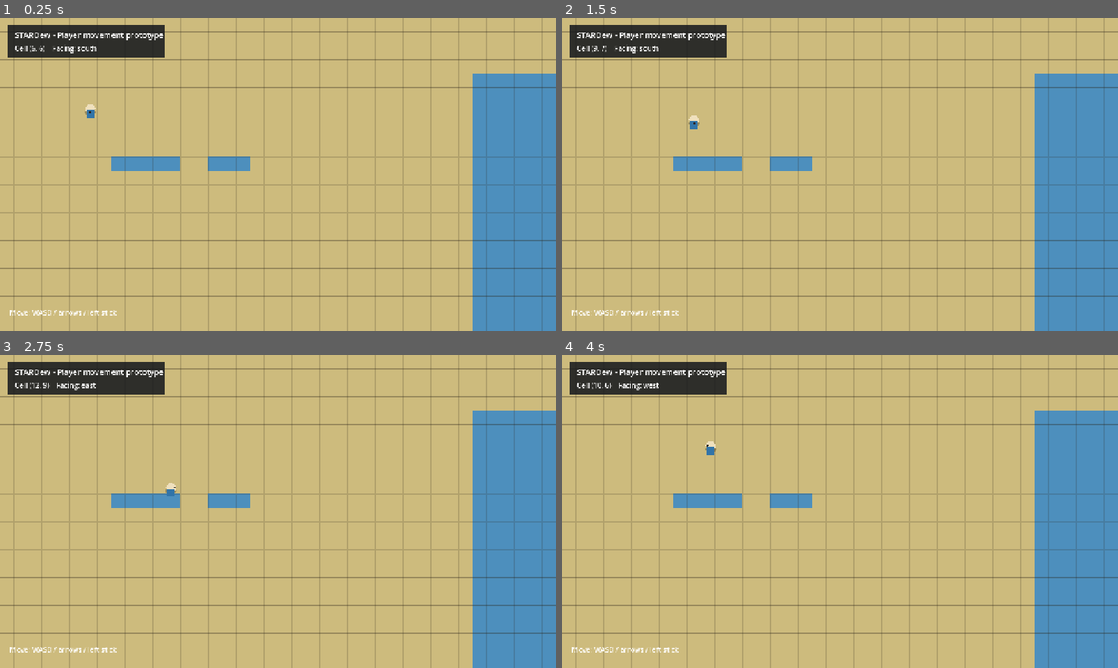
Above: before the commit, frames 1-4 (two rows, left to right).
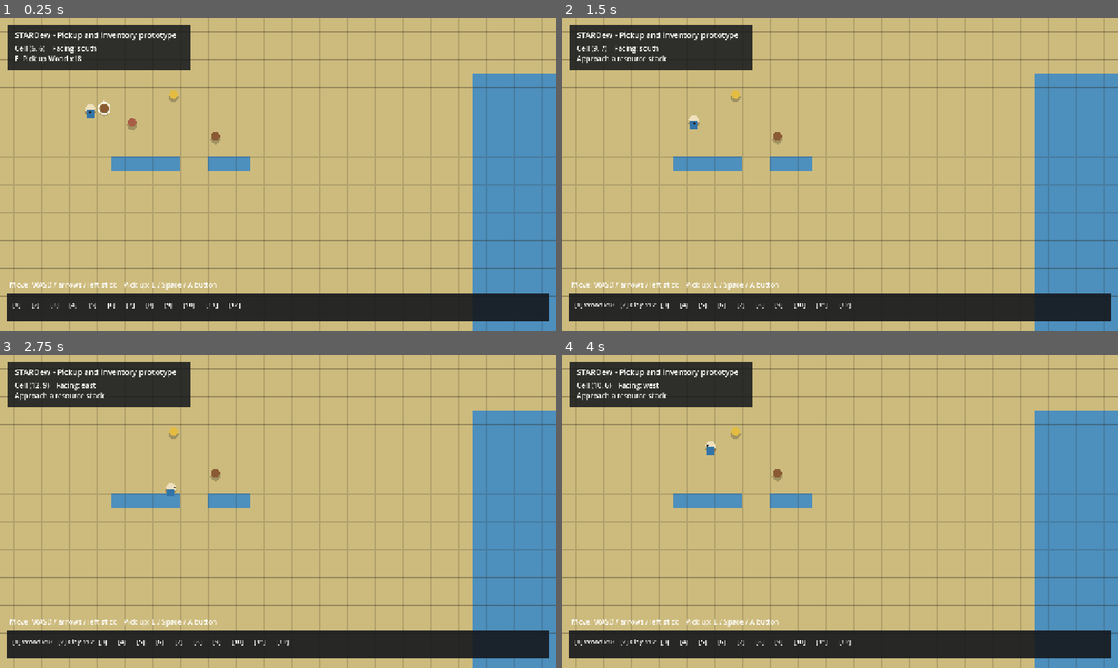
Above: after the commit, the same moments.

Repository: danisanchezcrespo/stardew
Game: Godot game, scene res://main.tscn
Two runs of this game, one before a commit and one after it. Both use one fixed random seed, a clock stepped at 60 frames per second and the inputs below.
Inputs (mouse positions are in pixels of both pictures, inside the frame that each line leads up to):
- Up to frame 1 (0.25 s): no input
- Up to frame 2 (1.5 s): tap Enter at 0.5 s; move the mouse to (962, 158) at 0.52 s; hold D (move_right) 0.53-1.28 s; hold E (interact) 0.53-1.28 s; click (962, 158) at 0.67 s; tap Space at 0.77 s; move the mouse to (728, 190) at 1.27 s; hold S (move_down) from 1.28 s (still down); tap E (interact) at 1.35 s
- Up to frame 3 (2.75 s): tap Space at 1.52 s; move the mouse to (333, 442) at 2.02 s; release S (move_down) at 2.03 s; hold D (move_right) from 2.03 s (still down); hold X (remove_placed) from 2.03 s (still down); tap E (interact) at 2.3 s
- Up to frame 4 (4 s): move the mouse to (812, 574) at 2.77 s; release D (move_right) at 2.78 s; release X (remove_placed) at 2.78 s; hold W (move_up) 2.78-3.53 s; tap R (rotate_blueprint) at 2.85 s; click (812, 574) at 2.92 s; tap Space at 3.02, 3.77 s; tap E (interact) at 3.05, 3.8 s; move the mouse to (1006, 558) at 3.52 s; hold A (move_left) from 3.53 s (still down); hold F (select_next) from 3.53 s (still down)

The runs differ from the first frame. In frame 1, 11% of the frame differs, in the area x 1-99%, y 2-97%; in frame 2, 11%; in frame 3, 11%; in frame 4, 11%.

Commit message:
Add physical pickups and player inventory

Diff:
--- a/godot/gameplay/main_game.gd
+++ b/godot/gameplay/main_game.gd
@@ -2,6 +2,10 @@
 extends Node2D
 
 const PlayerScene = preload("res://player/player.tscn")
+const ItemRegistryType = preload("res://items/item_registry.gd")
+const PlayerInventoryType = preload("res://player/player_inventory.gd")
+const PickupType = preload("res://world/items/world_pickup.gd")
+const TargetingType = preload("res://world/interaction/interaction_targeting.gd")
 
 const CELL_SIZE := 32
 const WORLD_SIZE := Vector2i(50, 30)
@@ -9,16 +13,24 @@
 const SAND := Color("#cdbb7d")
 const WATER := Color("#4d8fbd")
 const GRID_LINE := Color(0.16, 0.14, 0.10, 0.18)
+const INTERACTION_REACH_PX := 40.0
 
 var player: CharacterBody2D
 var position_label: Label
+var interaction_label: Label
+var inventory_label: Label
 var water_cells: Dictionary = {}
+var item_registry: Variant
+var inventory: Variant
+var pickups: Array = []
+var interaction_target: Variant = null
 
 
 func _ready() -> void:
 	_build_terrain()
 	_build_boundaries()
 	_build_player()
+	_build_items()
 	_build_hud()
 	queue_redraw()
 
@@ -27,6 +39,12 @@
 	if player != null and position_label != null:
 		var cell := Vector2i(floori(player.position.x / CELL_SIZE), floori(player.position.y / CELL_SIZE))
 		position_label.text = "Cell %s    Facing: %s" % [str(cell), player.facing]
+	_update_interaction_target()
+
+
+func _unhandled_input(event: InputEvent) -> void:
+	if event.is_action_pressed("interact"):
+		collect_target()
 
 
 func _build_terrain() -> void:
@@ -71,30 +89,119 @@
 	camera.limit_bottom = int(WORLD_PIXELS.y)
 
 
+func _build_items() -> void:
+	item_registry = ItemRegistryType.new()
+	var result: Error = item_registry.load_from_path("res://items/items.json")
+	assert(result == OK, "Item definitions must load: %s" % str(item_registry.errors))
+	inventory = PlayerInventoryType.new(item_registry, 12)
+	_spawn_pickup("pickup-wood-1", "wood", 18, Vector2(7.5, 6.5) * CELL_SIZE)
+	_spawn_pickup("pickup-clay-1", "clay", 12, Vector2(9.5, 7.5) * CELL_SIZE)
+	_spawn_pickup("pickup-grain-1", "grain", 25, Vector2(12.5, 5.5) * CELL_SIZE)
+	_spawn_pickup("pickup-wood-2", "wood", 42, Vector2(15.5, 8.5) * CELL_SIZE)
+
+
+func _spawn_pickup(stable_id: String, item_id: String, amount: int, world_position: Vector2) -> Variant:
+	var definition: Variant = item_registry.get_item(item_id)
+	assert(definition != null, "Pickup item must exist: %s" % item_id)
+	var pickup := PickupType.new()
+	pickup.position = world_position
+	pickup.configure(stable_id, definition, amount)
+	add_child(pickup)
+	pickups.append(pickup)
+	return pickup
+
+
 func _build_hud() -> void:
 	var layer := CanvasLayer.new()
 	add_child(layer)
 	var background := ColorRect.new()
 	background.position = Vector2(18, 16)
-	background.size = Vector2(360, 76)
+	background.size = Vector2(420, 104)
 	background.color = Color(0.08, 0.09, 0.11, 0.86)
 	layer.add_child(background)
 	var title := Label.new()
 	title.position = Vector2(34, 26)
-	title.text = "STARDew - Player movement prototype"
+	title.text = "STARDew - Pickup and inventory prototype"
 	title.add_theme_font_size_override("font_size", 18)
 	layer.add_child(title)
 	position_label = Label.new()
 	position_label.position = Vector2(34, 58)
 	position_label.add_theme_font_size_override("font_size", 16)
 	layer.add_child(position_label)
+	interaction_label = Label.new()
+	interaction_label.position = Vector2(34, 82)
+	interaction_label.add_theme_font_size_override("font_size", 16)
+	layer.add_child(interaction_label)
+
+	var inventory_background := ColorRect.new()
+	inventory_background.position = Vector2(16, 634)
+	inventory_background.size = Vector2(1248, 64)
+	inventory_background.color = Color(0.08, 0.09, 0.11, 0.9)
+	layer.add_child(inventory_background)
+	inventory_label = Label.new()
+	inventory_label.position = Vector2(28, 648)
+	inventory_label.size = Vector2(1224, 40)
+	inventory_label.add_theme_font_size_override("font_size", 15)
+	layer.add_child(inventory_label)
+	_update_inventory_hud()
 	var help := Label.new()
 	help.set_anchors_preset(Control.PRESET_BOTTOM_LEFT)
-	help.position = Vector2(22, -54)
-	help.text = "Move: WASD / arrows / left stick"
+	help.position = Vector2(22, -118)
+	help.text = "Move: WASD / arrows / left stick    Pick up: E / Space / A button"
 	help.add_theme_color_override("font_color", Color.WHITE)
 	help.add_theme_font_size_override("font_size", 16)
 	layer.add_child(help)
+
+
+func _update_interaction_target() -> void:
+	var active: Array = []
+	for pickup: Variant in pickups:
+		if is_instance_valid(pickup) and pickup.amount > 0:
+			active.append(pickup)
+	var selected: Variant = TargetingType.select_target(player.global_position, player.facing, active, INTERACTION_REACH_PX)
+	if selected != interaction_target:
+		if is_instance_valid(interaction_target):
+			interaction_target.set_targeted(false)
+		interaction_target = selected
+		if interaction_target != null:
+			interaction_target.set_targeted(true)
+	if interaction_label != null:
+		interaction_label.text = (
+			"E  Pick up %s x%d" % [interaction_target.item_label, interaction_target.amount]
+			if interaction_target != null
+			else "Approach a resource stack"
+		)
+
+
+func collect_target() -> int:
+	_update_interaction_target()
+	if interaction_target == null:
+		return 0
+	var accepted: int = inventory.add(interaction_target.item_id, interaction_target.amount)
+	if accepted <= 0:
+		interaction_label.text = "Inventory full"
+		return 0
+	interaction_target.take(accepted)
+	if interaction_target.amount == 0:
+		interaction_target.set_targeted(false)
+		interaction_target.queue_free()
+		interaction_target = null
+	_update_inventory_hud()
+	return accepted
+
+
+func _update_inventory_hud() -> void:
+	if inventory_label == null:
+		return
+	var labels: Array[String] = []
+	for index in range(inventory.slots.size()):
+		var slot: Dictionary = inventory.slots[index]
+		if slot.is_empty():
+			labels.append("[%d] --" % (index + 1))
+		else:
+			var definition: Variant = item_registry.get_item(slot.item_id)
+			labels.append("[%d] %s x%d" % [index + 1, definition.label, int(slot.amount)])
+	inventory_label.text = "   ".join(labels)
 
 
 func _draw() -> void:
--- /dev/null
+++ b/godot/items/item_definition.gd
@@ -0,0 +1,8 @@
+class_name ItemDefinition
+extends RefCounted
+
+var item_id := ""
+var label := ""
+var color := Color.WHITE
+var max_stack := 99
+var placeable_entity_id := ""
--- /dev/null
+++ b/godot/items/item_registry.gd
@@ -0,0 +1,63 @@
+class_name ItemRegistry
+extends RefCounted
+
+const ItemDefinitionType = preload("res://items/item_definition.gd")
+
+var items_by_id: Dictionary = {}
+var item_order: Array[String] = []
+var errors: Array[String] = []
+
+
+func load_from_path(path: String) -> Error:
+	items_by_id.clear()
+	item_order.clear()
+	errors.clear()
+	var file := FileAccess.open(path, FileAccess.READ)
+	if file == null:
+		errors.append("Unable to open item definitions '%s'." % path)
+		return FileAccess.get_open_error()
+	var parser := JSON.new()
+	var result := parser.parse(file.get_as_text())
+	if result != OK:
+		errors.append("Invalid item JSON at line %d: %s" % [parser.get_error_line(), parser.get_error_message()])
+		return result
+	if typeof(parser.data) != TYPE_DICTIONARY or typeof(parser.data.get("items")) != TYPE_ARRAY:
+		errors.append("Item definition root must contain an 'items' array.")
+		return ERR_INVALID_DATA
+	for index in range(parser.data.items.size()):
+		var data: Variant = parser.data.items[index]
+		if typeof(data) != TYPE_DICTIONARY:
+			errors.append("Item at index %d must be an object." % index)
+			return ERR_INVALID_DATA
+		var definition: Variant = _parse_item(data, index)
+		if definition == null:
+			return ERR_INVALID_DATA
+		items_by_id[definition.item_id] = definition
+		item_order.append(definition.item_id)
+	return OK
+
+
+func get_item(item_id: String) -> Variant:
+	return items_by_id.get(item_id)
+
+
+func _parse_item(data: Dictionary, index: int) -> Variant:
+	var item_id := str(data.get("id", ""))
+	if item_id.is_empty() or items_by_id.has(item_id):
+		errors.append("Item at index %d has an empty or duplicate ID '%s'." % [index, item_id])
+		return null
+	var max_stack := int(data.get("max_stack", 99))
+	if max_stack <= 0:
+		errors.append("Item '%s' must have a positive max_stack." % item_id)
+		return null
+	var color_value := str(data.get("color", "#ffffff"))
+	if not Color.html_is_valid(color_value):
+		errors.append("Item '%s' has invalid color '%s'." % [item_id, color_value])
+		return null
+	var definition := ItemDefinitionType.new()
+	definition.item_id = item_id
+	definition.label = str(data.get("label", item_id))
+	definition.color = Color(color_value)
+	definition.max_stack = max_stack
+	definition.placeable_entity_id = str(data.get("placeable_entity_id", ""))
+	return definition
--- /dev/null
+++ b/godot/items/items.json
@@ -0,0 +1,9 @@
+{
+  "items": [
+    {"id": "wood", "label": "Wood", "color": "#8a5a35", "max_stack": 50},
+    {"id": "clay", "label": "Clay", "color": "#a95d45", "max_stack": 50},
+    {"id": "grain", "label": "Grain", "color": "#e4bc42", "max_stack": 50},
+    {"id": "mud_bricks", "label": "Mud bricks", "color": "#b96f50", "max_stack": 50},
+    {"id": "storage_crate", "label": "Storage crate", "color": "#71472b", "max_stack": 10, "placeable_entity_id": "STORAGE_CRATE"}
+  ]
+}
--- /dev/null
+++ b/godot/player/player_inventory.gd
@@ -0,0 +1,67 @@
+class_name PlayerInventory
+extends RefCounted
+
+var registry: Variant
+var slot_count: int
+var slots: Array[Dictionary] = []
+
+
+func _init(item_registry: Variant, inventory_slot_count: int = 12) -> void:
+	assert(inventory_slot_count > 0, "Inventory must contain at least one slot.")
+	registry = item_registry
+	slot_count = inventory_slot_count
+	for _index in range(slot_count):
+		slots.append({})
+
+
+func count(item_id: String) -> int:
+	var total := 0
+	for slot: Dictionary in slots:
+		if slot.get("item_id") == item_id:
+			total += int(slot.amount)
+	return total
+
+
+func add(item_id: String, amount: int) -> int:
+	var definition: Variant = registry.get_item(item_id)
+	if definition == null or amount <= 0:
+		return 0
+	var remaining := amount
+	for slot: Dictionary in slots:
+		if slot.get("item_id") != item_id:
+			continue
+		var accepted := mini(remaining, definition.max_stack - int(slot.amount))
+		slot.amount = int(slot.amount) + accepted
+		remaining -= accepted
+		if remaining == 0:
+			return amount
+	for index in range(slots.size()):
+		if not slots[index].is_empty():
+			continue
+		var accepted := mini(remaining, definition.max_stack)
+		slots[index] = {"item_id": item_id, "amount": accepted}
+		remaining -= accepted
+		if remaining == 0:
+			break
+	return amount - remaining
+
+
+func remove(item_id: String, amount: int) -> int:
+	if amount <= 0:
+		return 0
+	var remaining := amount
+	for index in range(slots.size() - 1, -1, -1):
+		var slot: Dictionary = slots[index]
+		if slot.get("item_id") != item_id:
+			continue
+		var removed := mini(remaining, int(slot.amount))
+		var left := int(slot.amount) - removed
+		remaining -= removed
+		slots[index] = {} if left == 0 else {"item_id": item_id, "amount": left}
+		if remaining == 0:
+			break
+	return amount - remaining
+
+
+func snapshot() -> Array[Dictionary]:
+	return slots.duplicate(true)
--- /dev/null
+++ b/godot/tests/test_pickup_inventory.gd
@@ -0,0 +1,85 @@
+extends SceneTree
+
+const ItemRegistryType = preload("res://items/item_registry.gd")
+const PlayerInventoryType = preload("res://player/player_inventory.gd")
+const PickupType = preload("res://world/items/world_pickup.gd")
+const TargetingType = preload("res://world/interaction/interaction_targeting.gd")
+
+
+func _initialize() -> void:
+	var failures: Array[String] = []
+	var registry := ItemRegistryType.new()
+	var result: Error = registry.load_from_path("res://items/items.json")
+	_expect(result == OK, "Item definitions should load: %s" % str(registry.errors), failures)
+	_test_inventory_capacity(registry, failures)
+	_test_target_selection(registry, failures)
+	await _test_gameplay_pickup(failures)
+
+	if failures.is_empty():
+		print("PASS: pickup and inventory")
+		quit(0)
+		return
+	for failure in failures:
+		push_error(failure)
+	quit(1)
+
+
+func _test_inventory_capacity(registry: Variant, failures: Array[String]) -> void:
+	var inventory := PlayerInventoryType.new(registry, 2)
+	_expect(inventory.add("wood", 70) == 70, "Inventory should split items across stacks.", failures)
+	_expect(inventory.slots[0].amount == 50 and inventory.slots[1].amount == 20, "Wood should respect its 50 item stack limit.", failures)
+	_expect(inventory.add("wood", 40) == 30, "Inventory should accept only remaining capacity.", failures)
+	_expect(inventory.count("wood") == 100, "Inventory count should sum every stack.", failures)
+	_expect(inventory.add("clay", 1) == 0, "Full inventory should reject another item without mutation.", failures)
+	_expect(inventory.remove("wood", 55) == 55 and inventory.count("wood") == 45, "Removal should consume across stacks.", failures)
+	_expect(inventory.add("missing", 5) == 0, "Unknown items should be rejected.", failures)
+
+
+func _test_target_selection(registry: Variant, failures: Array[String]) -> void:
+	var definition: Variant = registry.get_item("wood")
+	var behind := PickupType.new()
+	behind.position = Vector2(-5, 0)
+	behind.configure("z-behind", definition, 1)
+	var front_b := PickupType.new()
+	front_b.position = Vector2(10, 0)
+	front_b.configure("b-front", definition, 1)
+	var front_a := PickupType.new()
+	front_a.position = Vector2(10, 0)
+	front_a.configure("a-front", definition, 1)
+	var candidates: Array = [behind, front_b, front_a]
+	var selected: Variant = TargetingType.select_target(Vector2.ZERO, "east", candidates, 40.0)
+	_expect(selected == front_a, "Facing preference, distance and stable ID should select deterministically.", failures)
+	selected = TargetingType.select_target(Vector2.ZERO, "west", candidates, 40.0)
+	_expect(selected == behind, "Changing facing should change the preferred half-plane.", failures)
+	behind.free()
+	front_b.free()
+	front_a.free()
+
+
+func _test_gameplay_pickup(failures: Array[String]) -> void:
+	var scene: PackedScene = load("res://main.tscn")
+	var game_root: Node = scene.instantiate()
+	root.add_child(game_root)
+	await process_frame
+	var game: Node2D = game_root.get_node("MainGame")
+	game._update_interaction_target()
+	_expect(game.interaction_target != null and game.interaction_target.item_id == "wood", "Nearby wood should become the contextual target.", failures)
+	var collected: int = game.collect_target()
+	_expect(collected == 18, "Interaction should collect the complete nearby stack.", failures)
+	_expect(game.inventory.count("wood") == 18, "Collected wood should enter player inventory.", failures)
+	_expect(game.interaction_target == null, "Exhausted pickup should clear the target.", failures)
+
+	game.inventory = PlayerInventoryType.new(game.item_registry, 1)
+	game.inventory.add("wood", 45)
+	var remainder_pickup: Variant = game._spawn_pickup("pickup-partial", "wood", 10, game.player.position)
+	game._update_interaction_target()
+	collected = game.collect_target()
+	_expect(collected == 5 and game.inventory.count("wood") == 50, "Pickup should accept only available inventory capacity.", failures)
+	_expect(remainder_pickup.amount == 5 and is_instance_valid(remainder_pickup), "Unaccepted pickup remainder should stay in the world.", failures)
+	game_root.queue_free()
+	await process_frame
+
+
+func _expect(condition: bool, message: String, failures: Array[String]) -> void:
+	if not condition:
+		failures.append(message)
--- /dev/null
+++ b/godot/world/interaction/interaction_targeting.gd
@@ -0,0 +1,41 @@
+class_name InteractionTargeting
+extends RefCounted
+
+
+static func select_target(player_position: Vector2, facing: String, candidates: Array, reach_px: float) -> Variant:
+	var direction := _facing_vector(facing)
+	var best: Variant = null
+	var best_facing := false
+	var best_distance := INF
+	var best_id := ""
+	for candidate: Variant in candidates:
+		if candidate == null or candidate.amount <= 0:
+			continue
+		var offset: Vector2 = candidate.interaction_position() - player_position
+		var distance := offset.length()
+		if distance > reach_px:
+			continue
+		var in_facing_half_plane := offset.is_zero_approx() or offset.dot(direction) >= 0.0
+		var candidate_id: String = candidate.stable_id
+		if best == null or _is_better(in_facing_half_plane, distance, candidate_id, best_facing, best_distance, best_id):
+			best = candidate
+			best_facing = in_facing_half_plane
+			best_distance = distance
+			best_id = candidate_id
+	return best
+
+
+static func _is_better(candidate_facing: bool, candidate_distance: float, candidate_id: String, best_facing: bool, best_distance: float, best_id: String) -> bool:
+	if candidate_facing != best_facing:
+		return candidate_facing
+	if not is_equal_approx(candidate_distance, best_distance):
+		return candidate_distance < best_distance
+	return candidate_id < best_id
+
+
+static func _facing_vector(facing: String) -> Vector2:
+	match facing:
+		"north": return Vector2.UP
+		"east": return Vector2.RIGHT
+		"west": return Vector2.LEFT
+	return Vector2.DOWN
--- /dev/null
+++ b/godot/world/items/world_pickup.gd
@@ -0,0 +1,44 @@
+class_name WorldPickup
+extends Node2D
+
+var stable_id := ""
+var item_id := ""
+var amount := 0
+var item_label := ""
+var item_color := Color.WHITE
+var targeted := false
+
+
+func configure(id: String, definition: Variant, stack_amount: int) -> void:
+	stable_id = id
+	item_id = definition.item_id
+	item_label = definition.label
+	item_color = definition.color
+	amount = stack_amount
+	queue_redraw()
+
+
+func interaction_position() -> Vector2:
+	return global_position
+
+
+func set_targeted(value: bool) -> void:
+	if targeted == value:
+		return
+	targeted = value
+	queue_redraw()
+
+
+func take(maximum: int) -> int:
+	var taken := mini(maximum, amount)
+	amount -= taken
+	queue_redraw()
+	return taken
+
+
+func _draw() -> void:
+	draw_circle(Vector2(0, 7), 11.0, Color(0, 0, 0, 0.22))
+	draw_circle(Vector2.ZERO, 10.0, item_color)
+	draw_circle(Vector2.ZERO, 13.0, Color.WHITE if targeted else Color(0, 0, 0, 0), false, 3.0)
+	if targeted:
+		draw_line(Vector2(0, -18), Vector2(0, -12), Color.WHITE, 2.0)
Not shown, changed: docs/MILESTONE_3.md
Not shown, added: docs/MILESTONE_4.md
Not shown, changed: godot/tests/README.md
